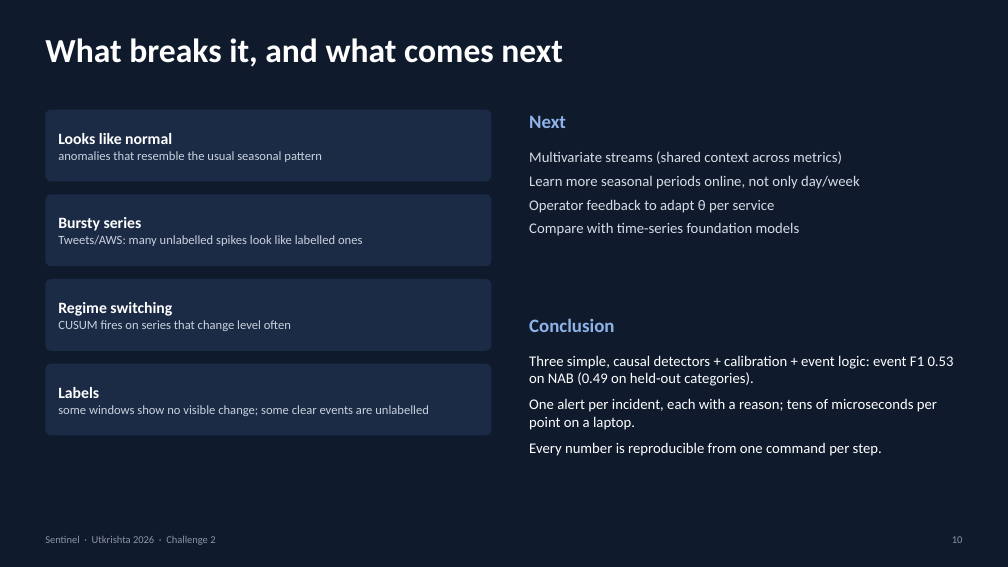
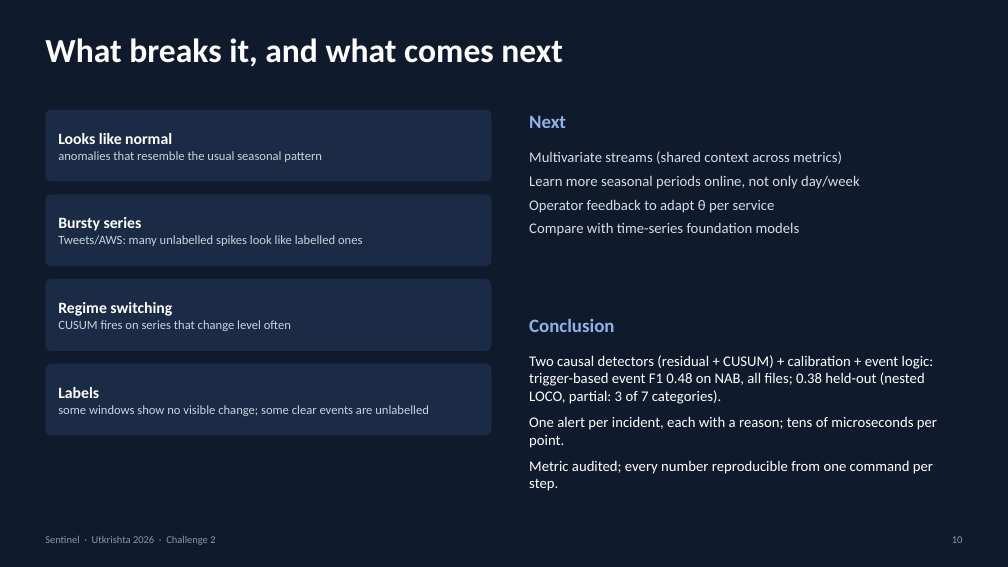
Before and after one commit to KumarranMahesh/sentinel, a slide deck: slide 10 of slides/Sentinel_Challenge2.pptx. Drawn at 1008x567 pixels with LibreOffice and Linux fonts; fonts in the diff are those of the drawing. Boxes give left, top, right and bottom in pixels: in the first picture for what was removed or moved away, otherwise in the second. Text is boxed around its words. In the diff, an @@ line names an element or a change of style, - is before the commit and + after.

```diff
--- a/slides/Sentinel_Challenge2.pptx
+++ b/slides/Sentinel_Challenge2.pptx
@@ text at [529,355,937,491]: text changed @@
-Three simple, causal detectors + calibration + event logic: event F1 0.53 on NAB (0.49 on held-out categories).
-One alert per incident, each with a reason; tens of microseconds per point on a laptop.
-Every number is reproducible from one command per step.
+Two causal detectors (residual + CUSUM) + calibration + event logic: trigger-based event F1 0.48 on NAB, all files; 0.38 held-out (nested LOCO, partial: 3 of 7 categories).
+One alert per incident, each with a reason; tens of microseconds per point.
+Metric audited; every number reproducible from one command per step.
```
Also in this commit, not shown: 9 other slides changed, 14 other files.
